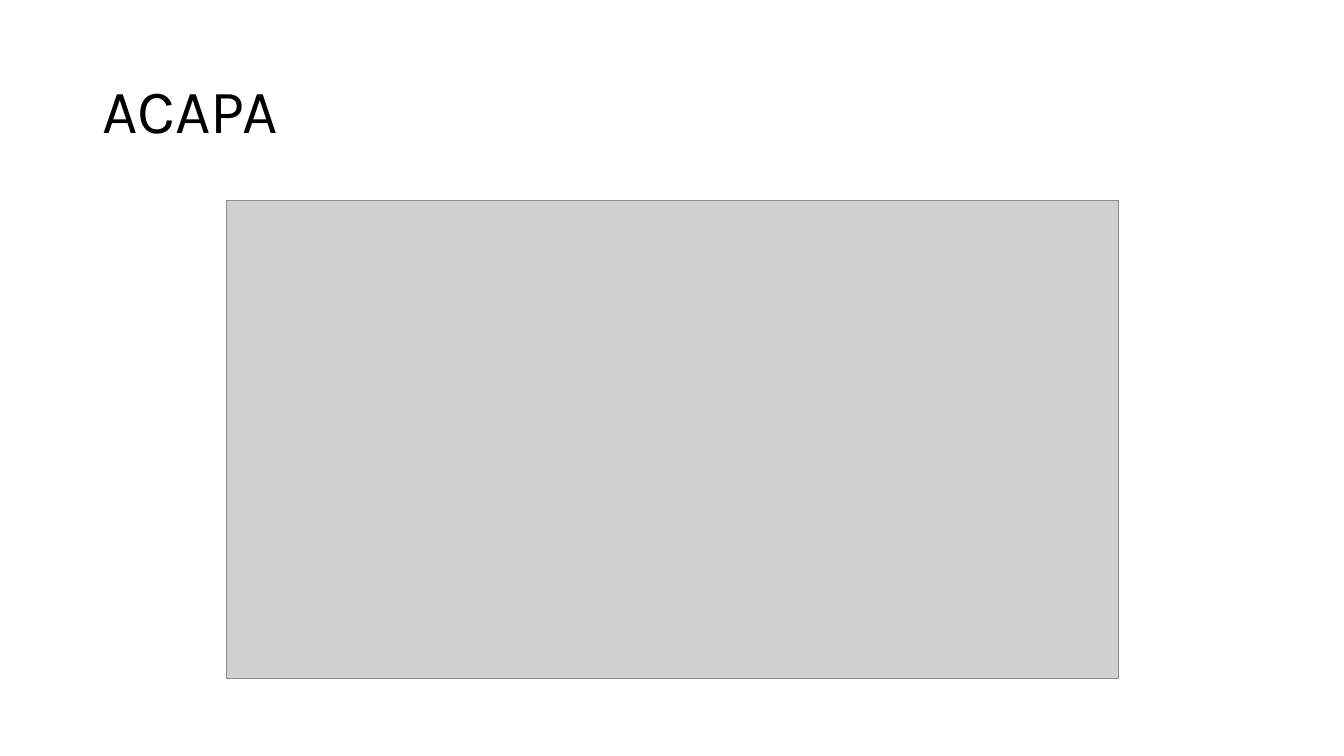
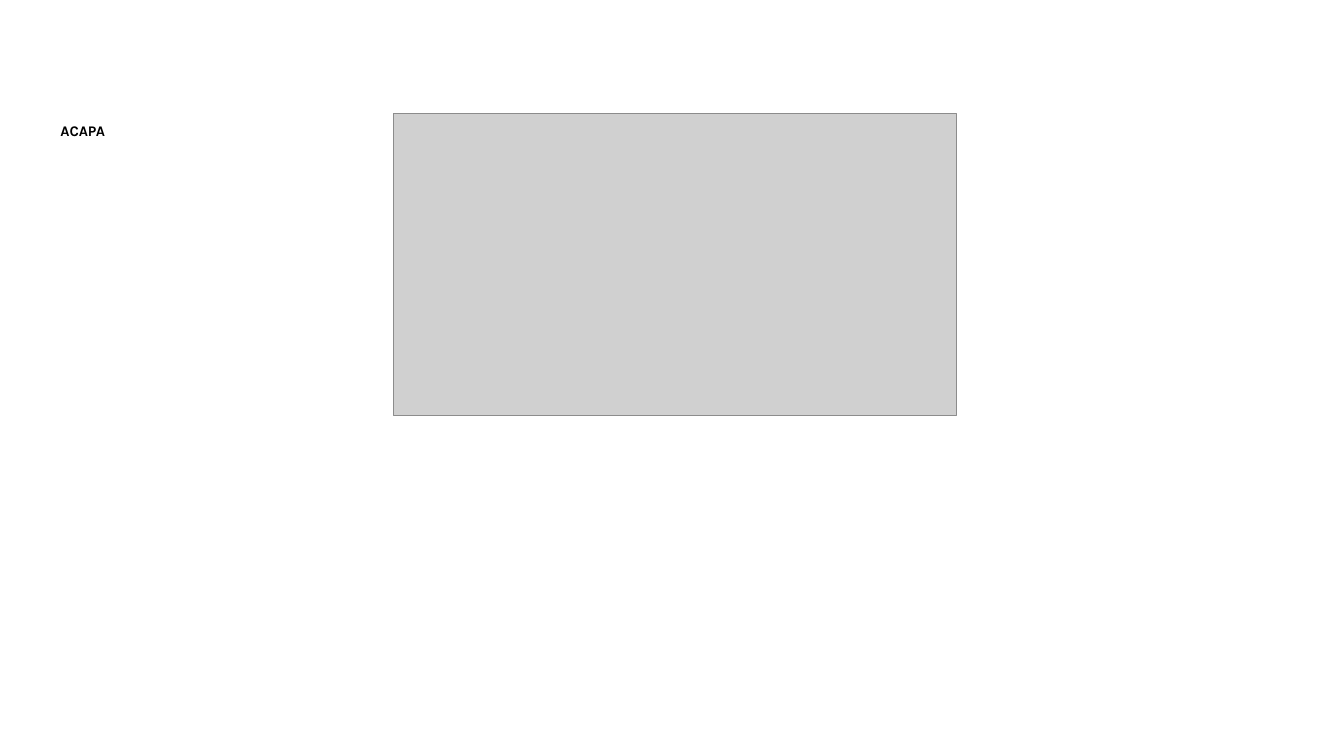
Before and after one commit to edalfon/ptfr, a slide deck: slide 34 of slides/slides.pptx. Drawn at 1344x756 pixels with LibreOffice and Linux fonts; fonts in the diff are those of the drawing; grey boxes stand for pictures. Boxes give left, top, right and bottom in pixels: in the first picture for what was removed or moved away, otherwise in the second. Text is boxed around its words. In the diff, an @@ line names an element or a change of style, - is before the commit and + after.

```diff
--- a/slides/slides.pptx
+++ b/slides/slides.pptx
@@ text "ACAPA" moved from (x1=102, y1=93, x2=278, y2=134) to (x1=60, y1=126, x2=105, y2=137) @@
@@ text "ACAPA" at (x1=60, y1=126, x2=105, y2=137): size 44 to 10.5 pt, bold on; more space between paragraphs; vertical alignment middle to top @@
@@ picture resized from (x1=227, y1=201, x2=1119, y2=680) to (x1=393, y1=113, x2=956, y2=415) @@
```
Also in this commit, not shown: 47 other slides changed, 14 slides added, 10 slides removed, 10 other files.
